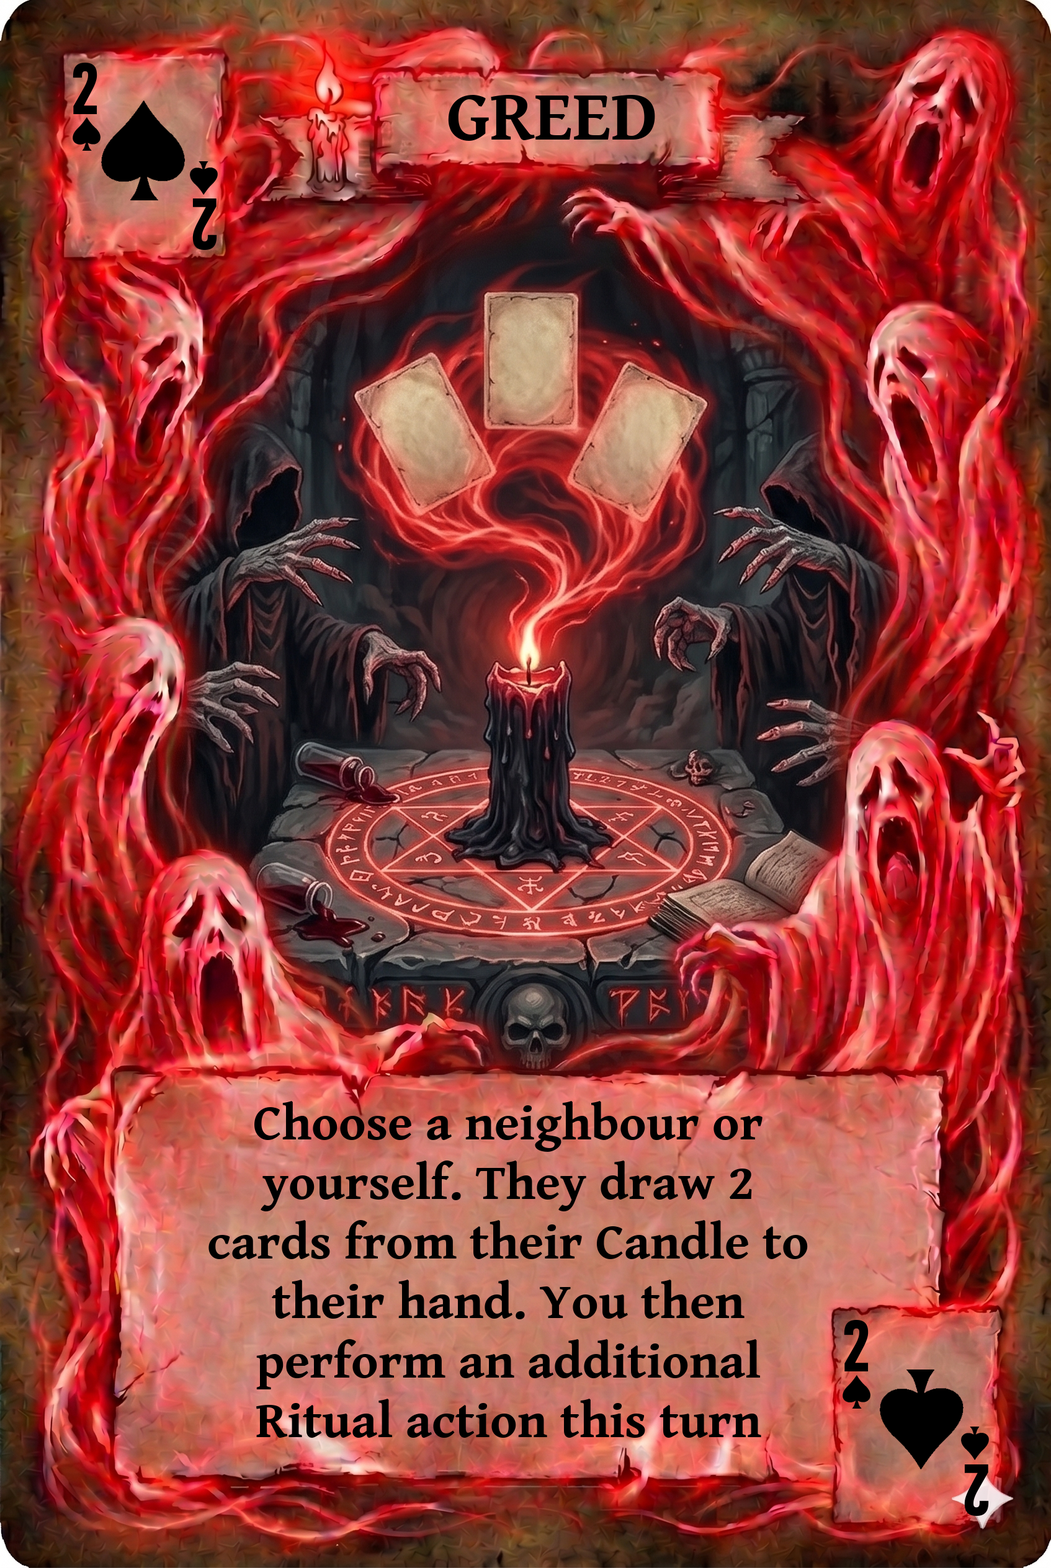
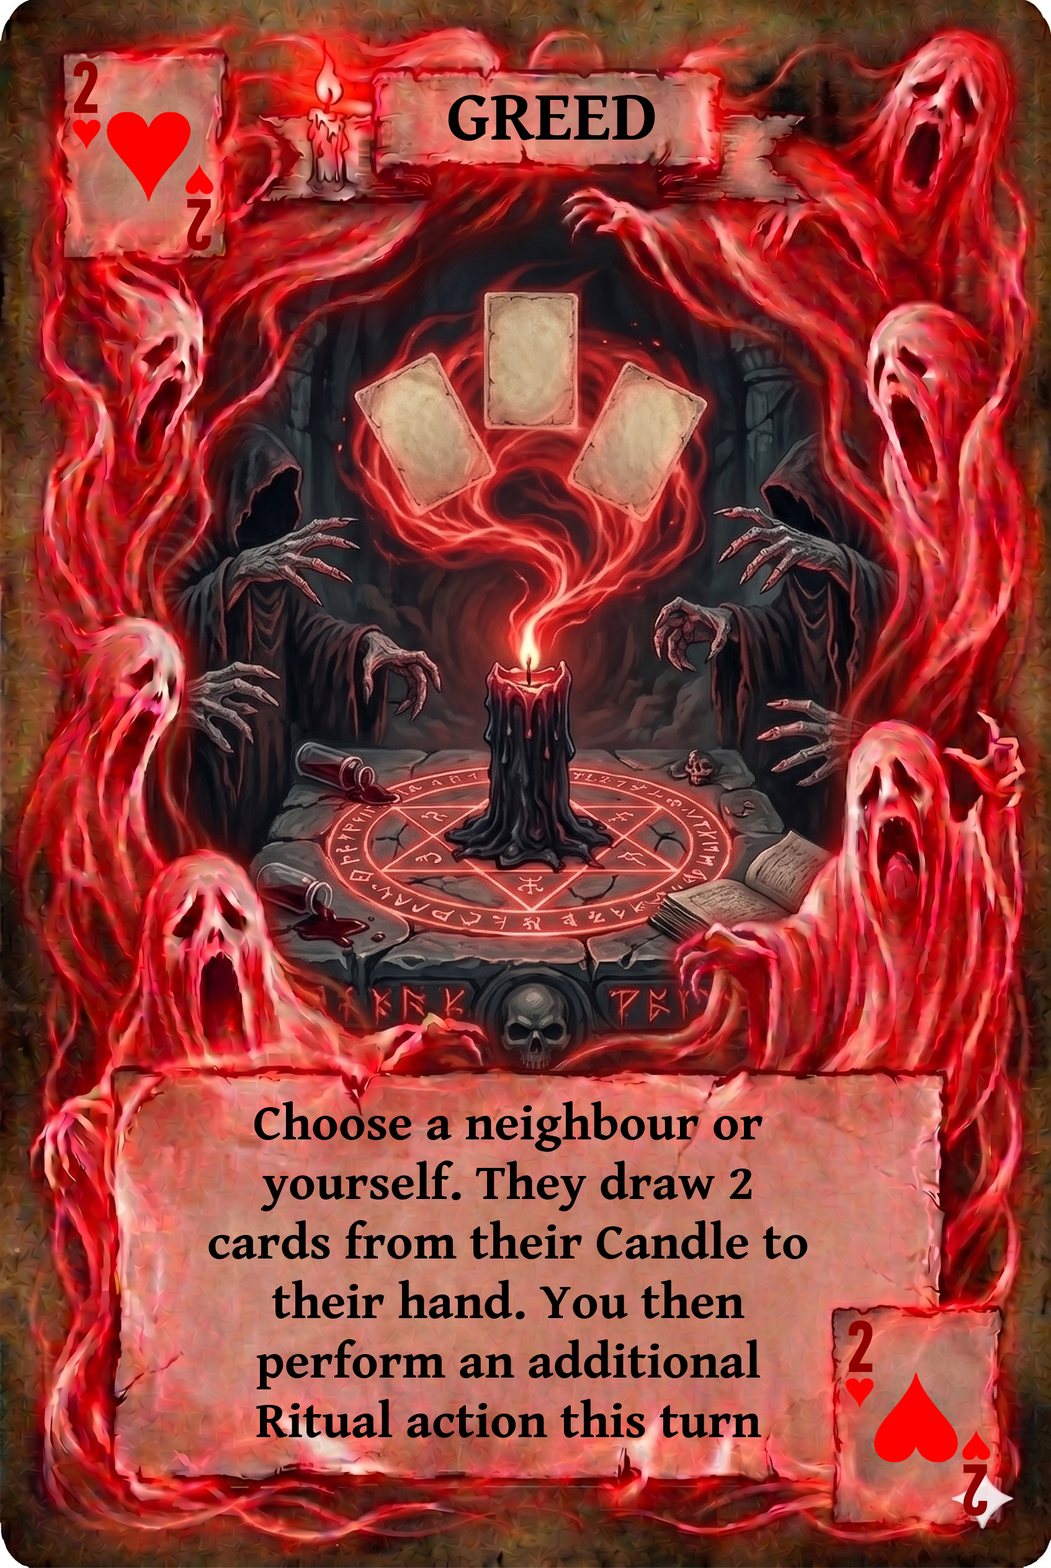
Two versions of the same layered image (1051x1568). Layer-by-layer changes:
hid group "black" (22 layers) over [72, 62, 990, 1516]
hid group "spades" (8 layers) over [72, 100, 989, 1470]
showed group "red" (22 layers) over [72, 61, 990, 1516]
showed group "hearts" (8 layers) over [72, 111, 990, 1463]